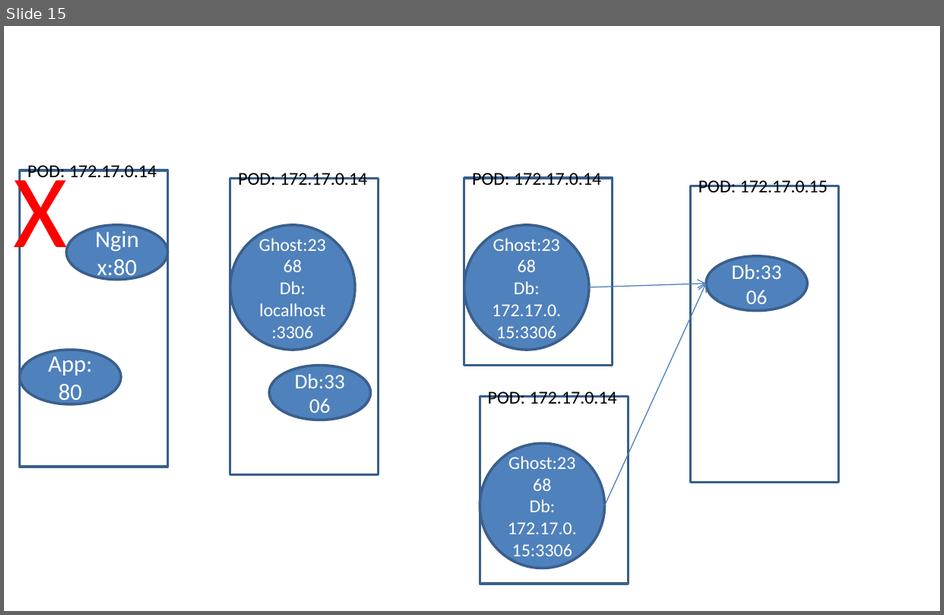
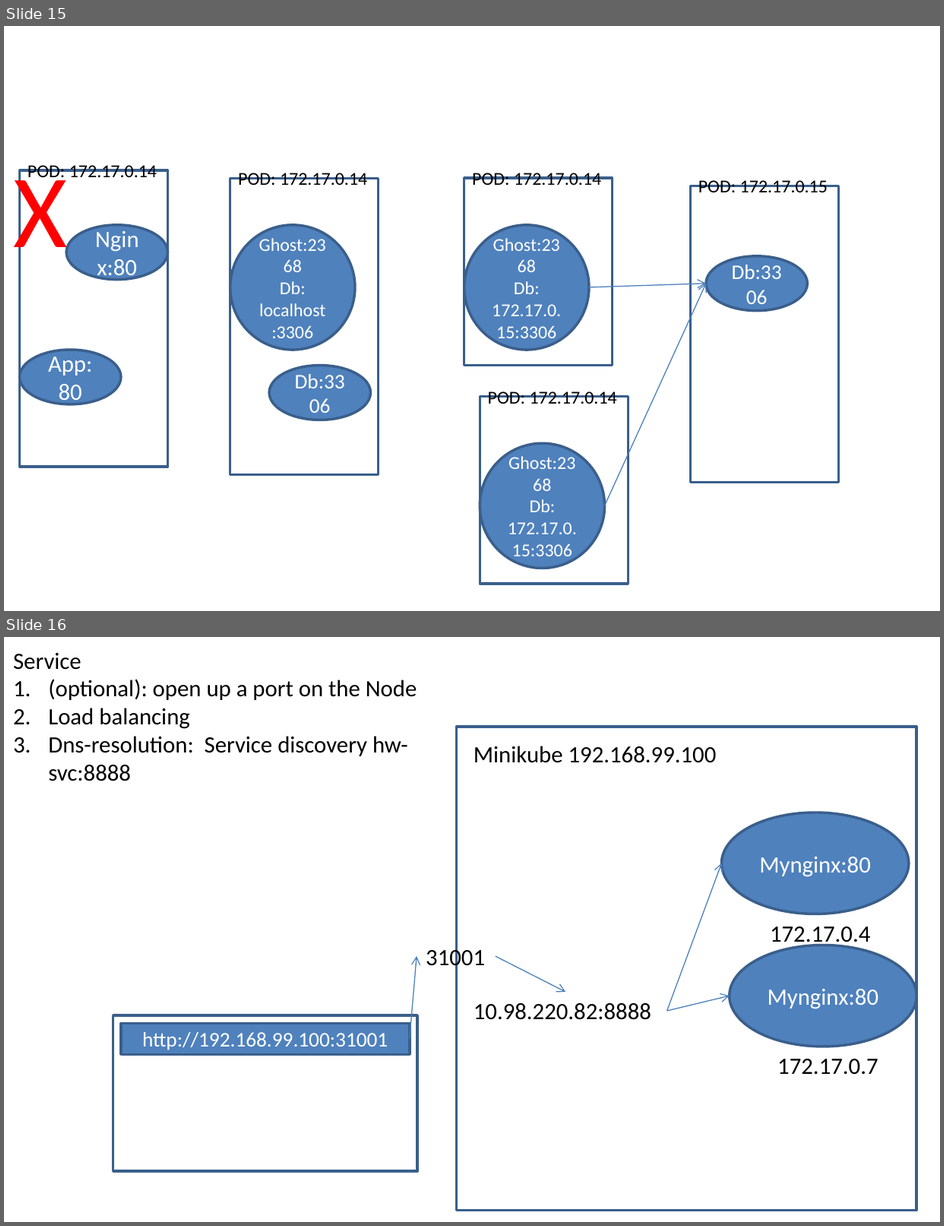
Before and after one commit to AdityaSP/can-jun15-dock-kube, a slide deck: rough-diag.pptx. Shown one above the other, each under a label of ours: slide 15 before the commit, slides 15 and 16 after it. The pictures are 944x615 and 944x1226 pixels, drawn with LibreOffice and Linux fonts; fonts in the diff are those of the drawing. Boxes give left, top, right and bottom in pixels: in the first picture for what was removed or moved away, otherwise in the second. Text is boxed around its words. In the diff, an @@ line names an element or a change of style, - is before the commit and + after.

```diff
--- a/rough-diag.pptx
+++ b/rough-diag.pptx
@@ slide 16 added at (4,637,940,1222), background #FFFFFF @@
@@ text added at (13,653,417,781), 18 pt, text #000000 @@
+Service
+1. (optional): open up a port on the Node
+2. Load balancing
+3. Dns-resolution: Service discovery hw-svc:8888
@@ rectangle added at (456,727,917,1211), outline #3A5F8C 2 pt @@
@@ text added at (474,746,717,763), 18 pt, text #000000 @@
+Minikube 192.168.99.100
@@ ellipse added at (722,813,909,914), fill #4F81BD, outline #3A5F8C 2 pt, 18 pt, text #FFFFFF @@
+Mynginx:80
@@ arrow added from (667, 1011) to (722, 863), #4B7EBC 0.75 pt @@
@@ text added at (770,927,870,948), 18 pt, text #000000 @@
+172.17.0.4
@@ text added at (426,946,485,971), 18 pt, text #000000 @@
+31001
@@ ellipse added at (730,945,917,1046), fill #4F81BD, outline #3A5F8C 2 pt, 18 pt, text #FFFFFF @@
+Mynginx:80
@@ arrow added from (409, 1039) to (417, 956), #4B7EBC 0.75 pt @@
@@ arrow added from (496, 956) to (566, 992), #4B7EBC 0.75 pt @@
@@ arrow added from (667, 1011) to (730, 996), #4B7EBC 0.75 pt @@
@@ rectangle added at (113,1015,418,1171), outline #3A5F8C 2 pt @@
@@ rectangle added at (121,1023,409,1053), fill #4F81BD, outline #3A5F8C 2 pt, 16 pt, text #FFFFFF @@
+http://192.168.99.100:31001
@@ text added at (474,1003,652,1020), 18 pt, text #000000 @@
+10.98.220.82:8888
@@ text added at (778,1059,878,1075), 18 pt, text #000000 @@
+172.17.0.7
```
Also in this commit, not shown: 1 slide changed, 6 other slides added, 6 other files.
